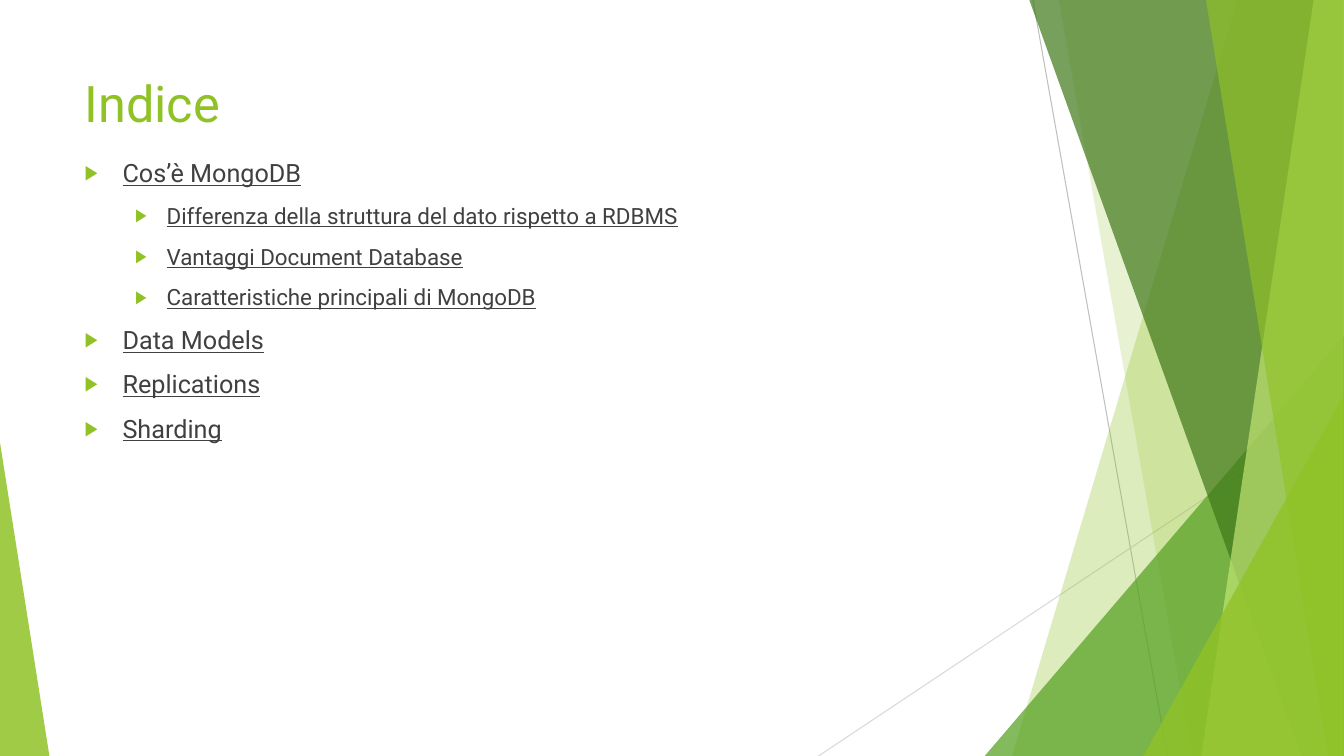
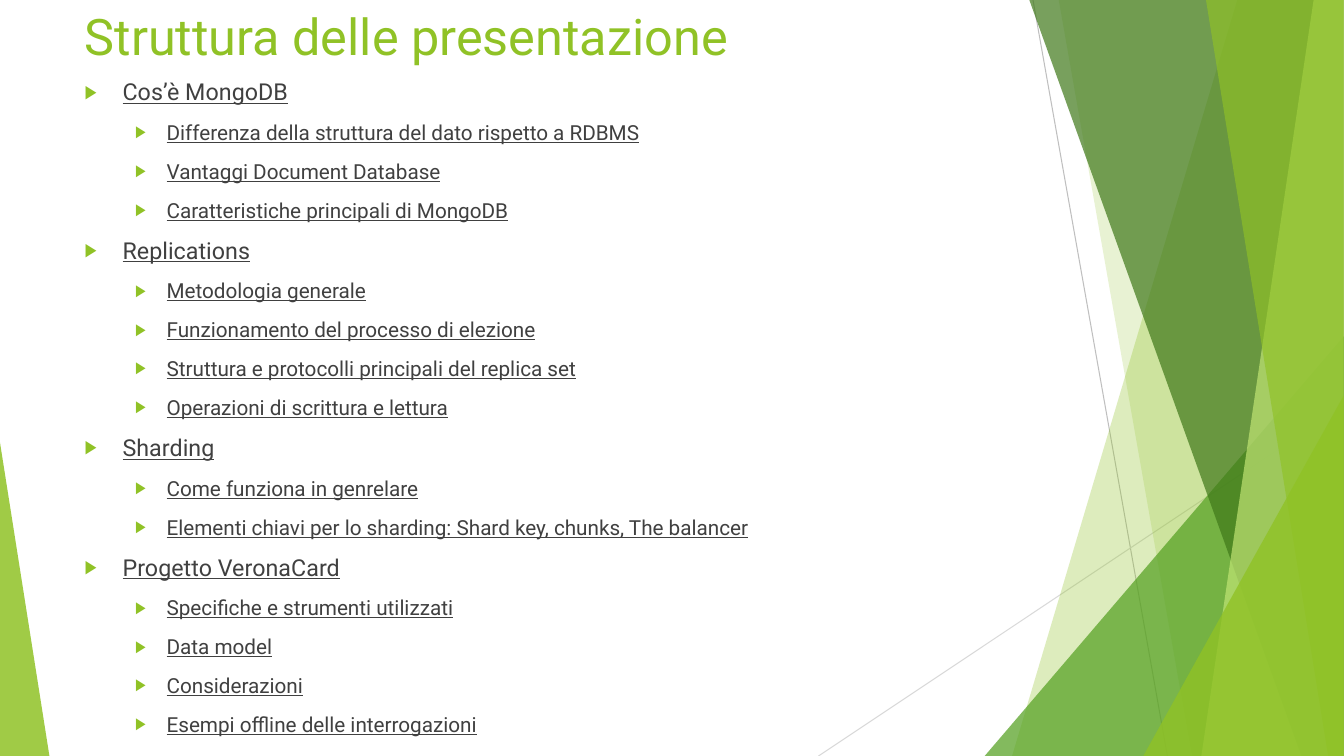
Before and after one commit to Buzzolan/VeronaCardMongoDB, a slide deck: slide 2 of Presentazione_progetto.pptx (slide 3 before the commit). Drawn at 1344x756 pixels with LibreOffice and Linux fonts; fonts in the diff are those of the drawing. Boxes give left, top, right and bottom in pixels: in the first picture for what was removed or moved away, otherwise in the second. Text is boxed around its words. In the diff, an @@ line names an element or a change of style, - is before the commit and + after.

Commit message:
ok

```diff
--- a/Presentazione_progetto.pptx
+++ b/Presentazione_progetto.pptx
@@ title at (x1=85, y1=17, x2=727, y2=66): text changed @@
-Indice
+Struttura delle presentazione
@@ text "Cos’è MongoDB" moved from (x1=123, y1=163, x2=677, y2=444) to (x1=123, y1=82, x2=748, y2=737) @@
@@ text at (x1=123, y1=82, x2=640, y2=461): size 18 to 16.6 pt in "Cos’è MongoDB", "Replications", "Sharding"; size 16 to 14.8 pt in "Differenza della struttura del dato rispetto a ...", "Vantaggi Document Database", "Caratteristiche principali di MongoDB" @@
@@ text at (x1=167, y1=282, x2=575, y2=419): paragraphs added @@
+  ▶ Metodologia generale
+  ▶ Funzionamento del processo di elezione
+  ▶ Struttura e protocolli principali del replica set
+  ▶ Operazioni di scrittura e lettura
@@ text at (x1=123, y1=330, x2=264, y2=353): paragraph removed @@
-▶ Data Models
@@ text at (x1=123, y1=480, x2=748, y2=737): paragraphs added @@
+  ▶ Come funziona in genrelare
+  ▶ Elementi chiavi per lo sharding: Shard key, chunks, The balancer
+▶ Progetto VeronaCard
+  ▶ Specifiche e strumenti utilizzati
+  ▶ Data model
+  ▶ Considerazioni
+  ▶ Esempi offline delle interrogazioni
```
Also in this commit, not shown: 3 other slides changed.
